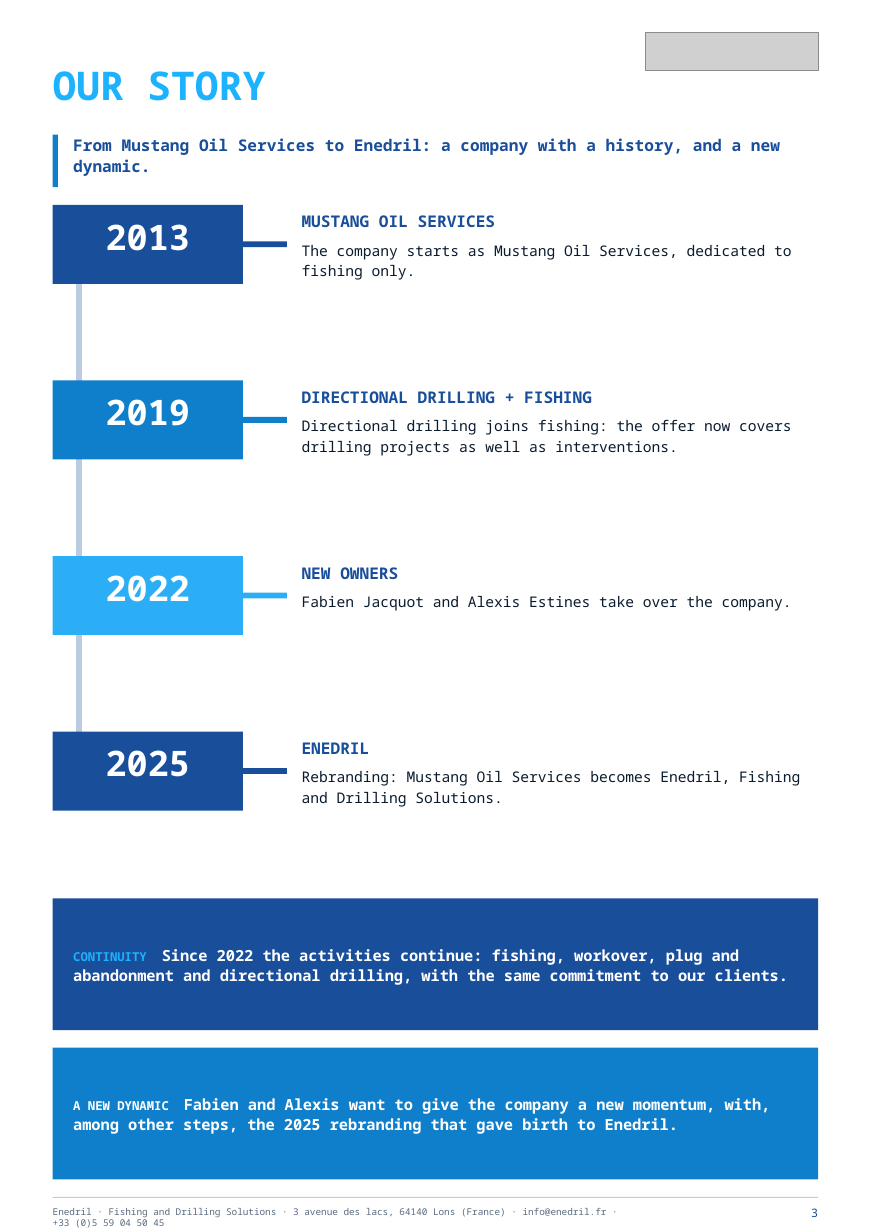
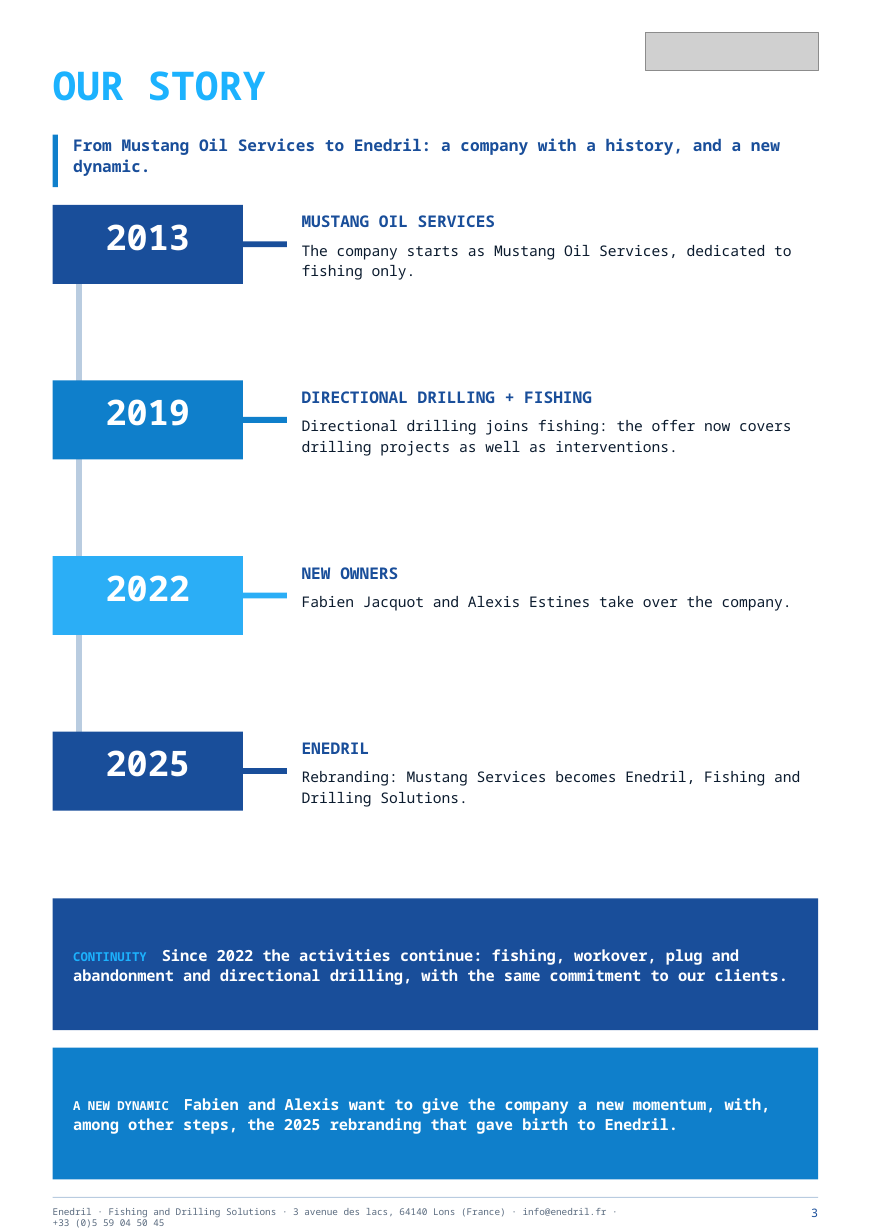
Before and after one commit to paulhdk360/Paul, a slide deck: slide 3 of Plaquette_Enedril_6p.pptx. Drawn at 871x1232 pixels with LibreOffice and Linux fonts; fonts in the diff are those of the drawing; grey boxes stand for pictures. Boxes give left, top, right and bottom in pixels: in the first picture for what was removed or moved away, otherwise in the second. Text is boxed around its words. In the diff, an @@ line names an element or a change of style, - is before the commit and + after.

```diff
--- a/Plaquette_Enedril_6p.pptx
+++ b/Plaquette_Enedril_6p.pptx
@@ text at [302, 771, 800, 807]: text changed @@
-Rebranding: Mustang Oil Services becomes Enedril, Fishing and Drilling Solutions.
+Rebranding: Mustang Services becomes Enedril, Fishing and Drilling Solutions.
```
Also in this commit, not shown: 1 other slide changed, 8 other files.
